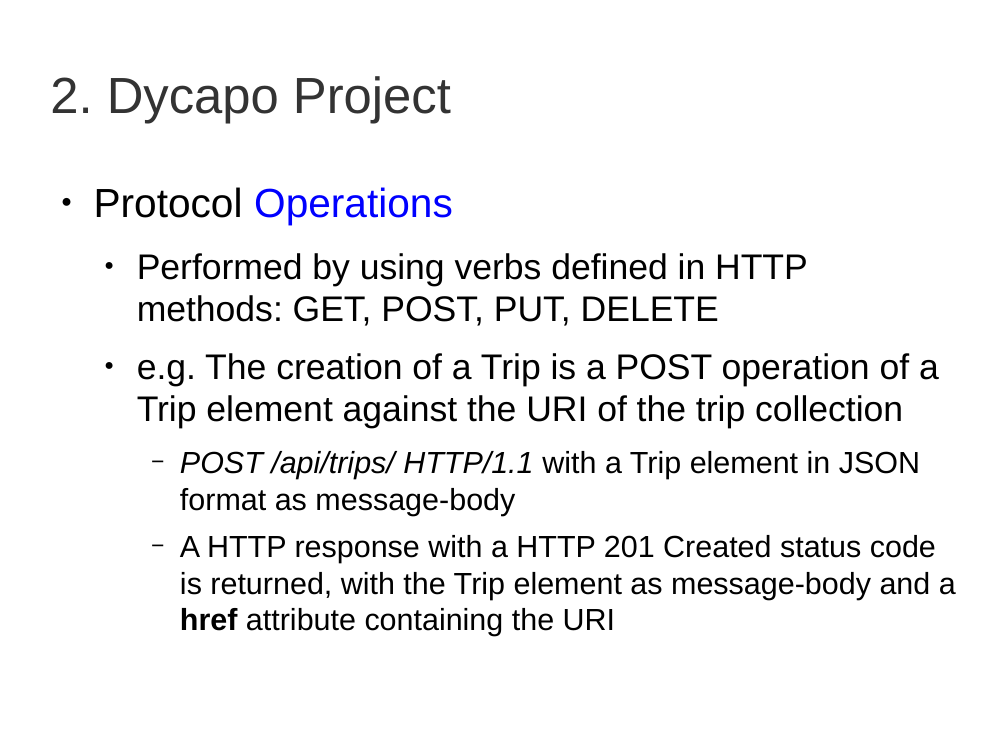
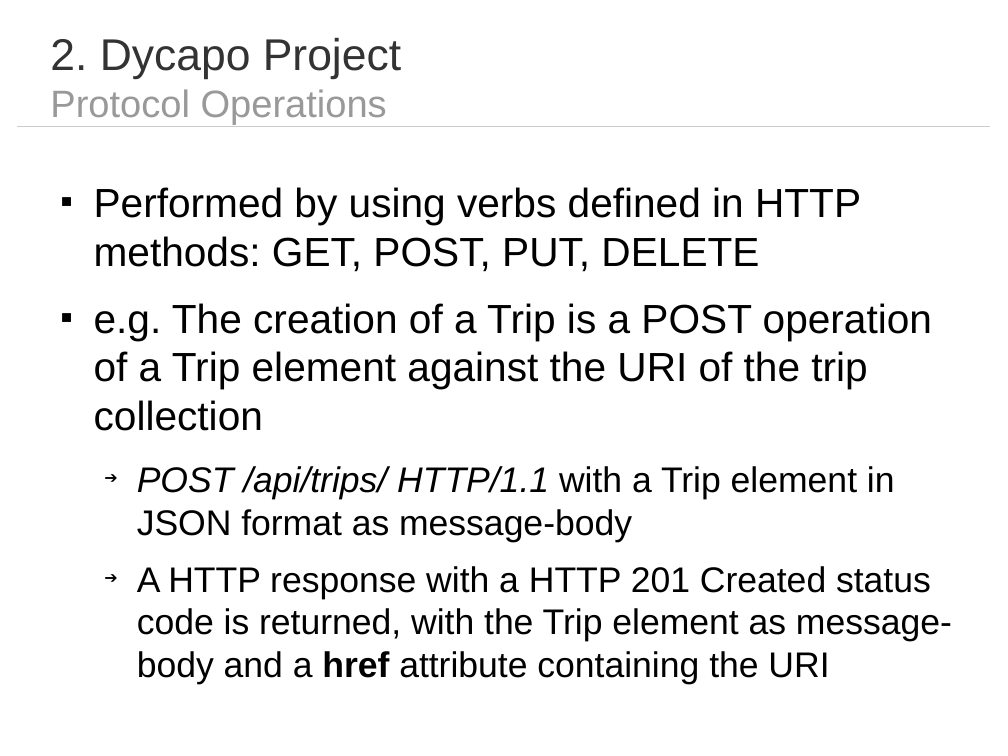
Before and after one commit to dgraziotin/dycapo-thesis, a slide deck: slide 11 of presentation/dycapo.odp. Drawn at 1008x756 pixels with LibreOffice and Linux fonts; fonts in the diff are those of the drawing. Boxes give left, top, right and bottom in pixels: in the first picture for what was removed or moved away, otherwise in the second. Text is boxed around its words. In the diff, an @@ line names an element or a change of style, - is before the commit and + after.

```diff
--- a/presentation/dycapo.odp
+++ b/presentation/dycapo.odp
@@ title at box(50, 37, 401, 125): text changed; size 40 to 30 pt; text colour #333333 to #999999 @@
-2. Dycapo Project
+2. Dycapo Project
+Protocol Operations
@@ line added from (18, 126) to (991, 126), #CCCCCC 0 pt @@
@@ text "Performed by using verbs defined ..." at box(94, 187, 952, 684): size 28 to 32 pt in "Performed by using verbs defined in HTTP ...", "e.g. The creation of a Trip is ..."; size 24 to 28 pt in "POST /api/trips/ HTTP/1.1 with a Trip element ...", "A HTTP response with a HTTP 201 ..."; bullet ● to ■; list level 2 to 1 in "Performed by using verbs defined ..."; list level 2 to 1 in "e.g. The creation of a ..."; bullet − to ➔; list level 3 to 2 in "POST /api/trips/ HTTP/1.1 with a ..."; list level 3 to 2 in "A HTTP response with a ..." @@
@@ text at box(94, 187, 453, 225): paragraph removed @@
-● Protocol Operations
```
Also in this commit, not shown: 11 other slides changed, 1 slide added, 1 slide removed.
